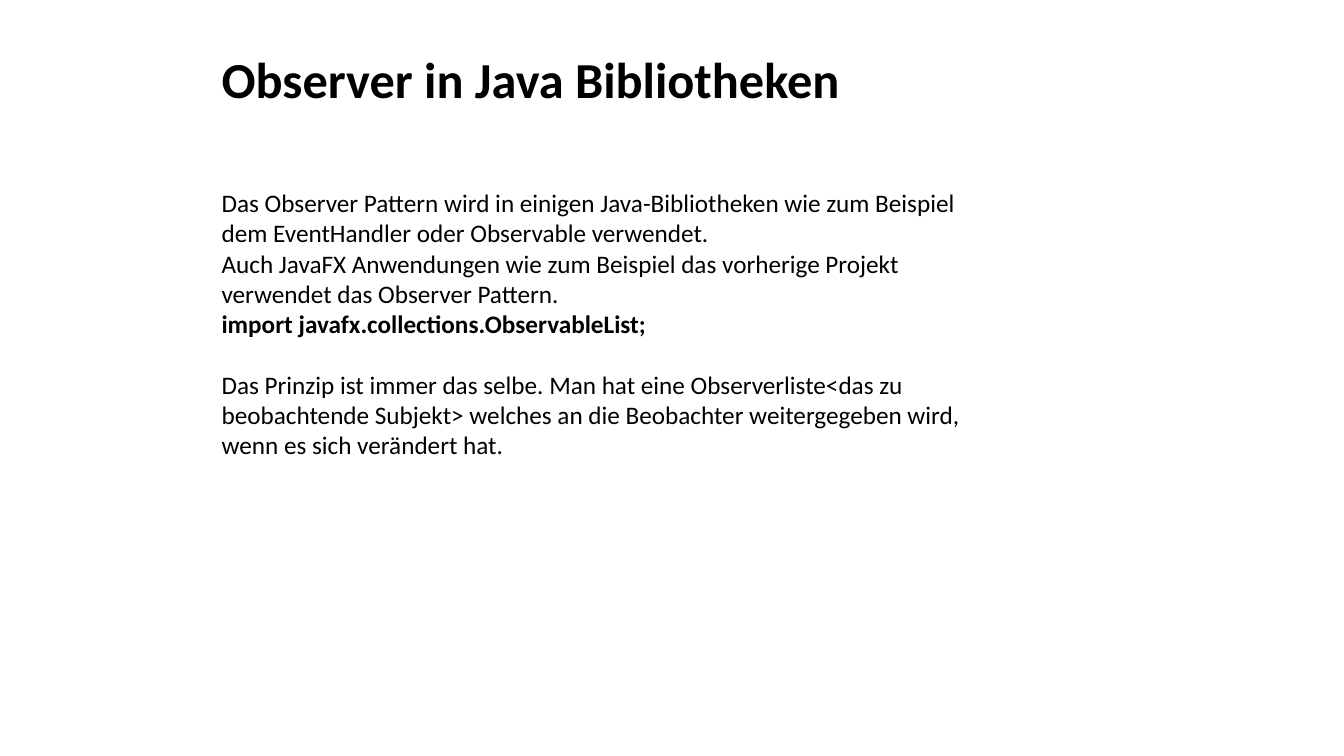
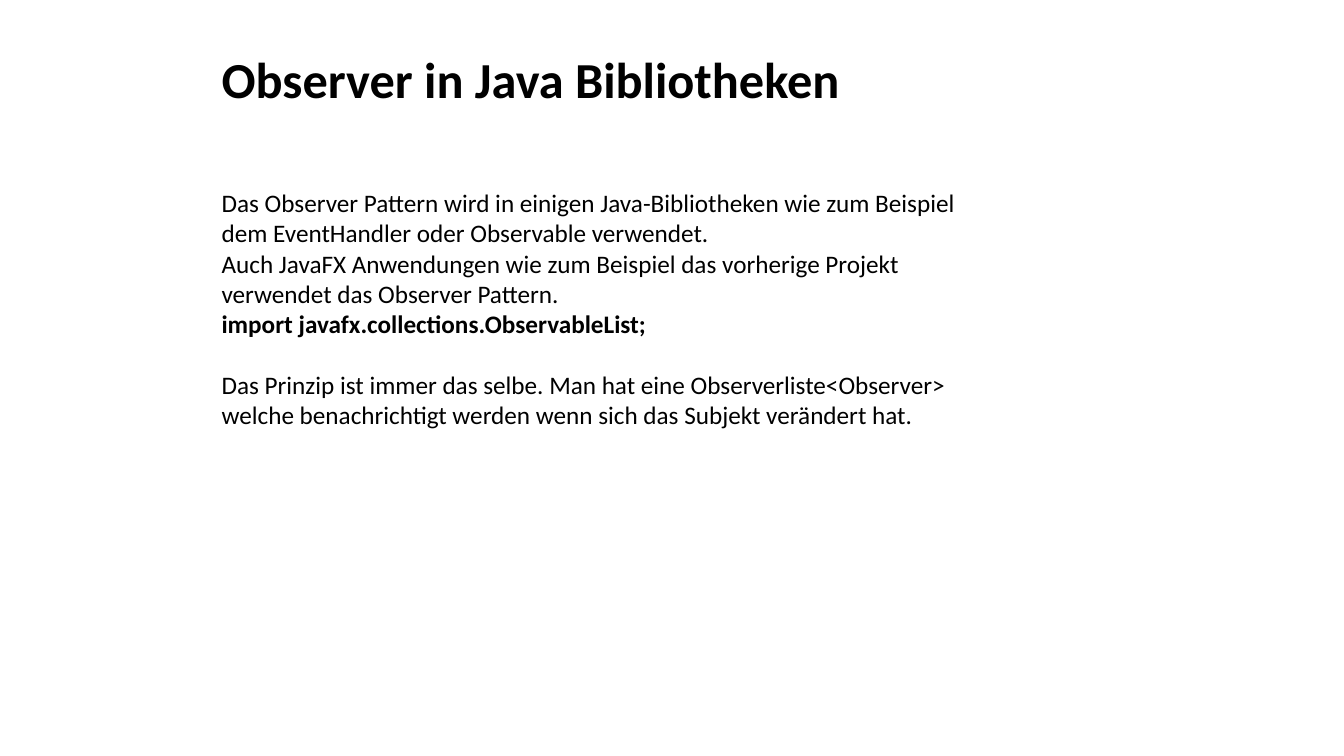
Before and after one commit to maggo25/Projekt1LandObserver, a slide deck: slide 6 of Präsentation/Observer_Pattern.pptx. Drawn at 1344x756 pixels with LibreOffice and Linux fonts; fonts in the diff are those of the drawing. Boxes give left, top, right and bottom in pixels: in the first picture for what was removed or moved away, otherwise in the second. Text is boxed around its words. In the diff, an @@ line names an element or a change of style, - is before the commit and + after.

```diff
--- a/Präsentation/Observer_Pattern.pptx
+++ b/Präsentation/Observer_Pattern.pptx
@@ text at (222, 376, 945, 429): text changed @@
-Das Prinzip ist immer das selbe. Man hat eine Observerliste<das zu beobachtende Subjekt> welches an die Beobachter weitergegeben wird, wenn es sich verändert hat.
+Das Prinzip ist immer das selbe. Man hat eine Observerliste<Observer> welche benachrichtigt werden wenn sich das Subjekt verändert hat.
```
Also in this commit, not shown: 2 other slides changed, 2 other files.
